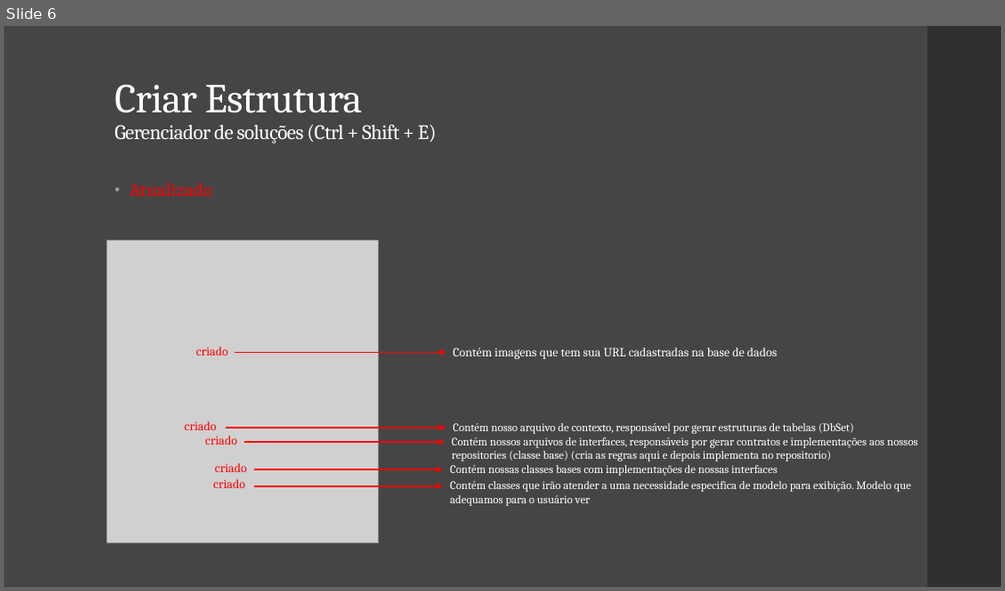
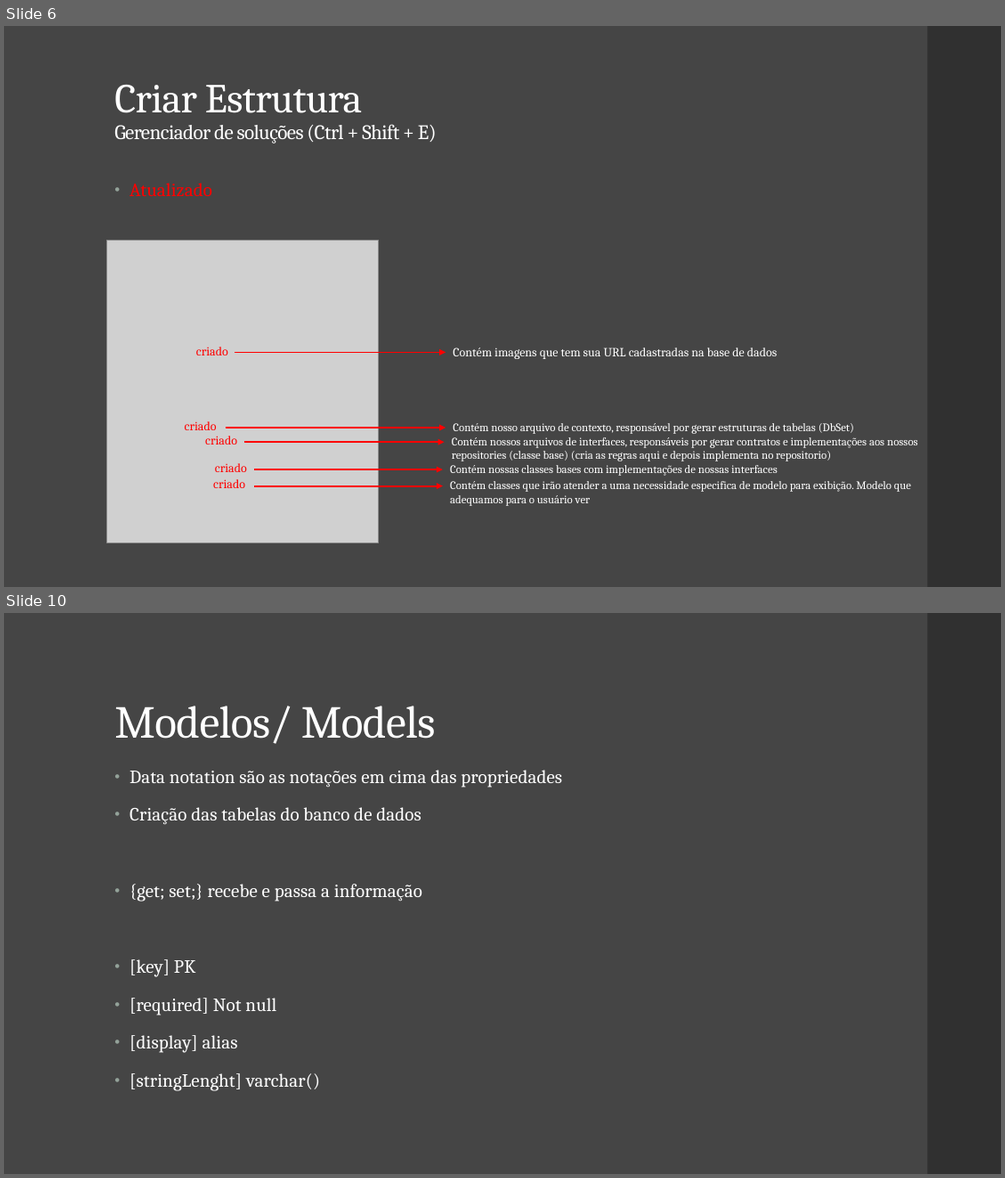
Before and after one commit to Filipe-Alexandre/TIPI04, a slide deck: aulas/saida-02-Back-end/Csharp/DocumentacaoMVC.pptx. Shown one above the other, each under a label of ours: slide 6 before the commit, slides 6 and 10 after it; the slides between them are not shown. The pictures are 1005x591 and 1005x1178 pixels, drawn with LibreOffice and Linux fonts; fonts in the diff are those of the drawing; grey boxes stand for pictures. Boxes give left, top, right and bottom in pixels: in the first picture for what was removed or moved away, otherwise in the second. Text is boxed around its words. In the diff, an @@ line names an element or a change of style, - is before the commit and + after.

```diff
--- a/aulas/saida-02-Back-end/Csharp/DocumentacaoMVC.pptx
+++ b/aulas/saida-02-Back-end/Csharp/DocumentacaoMVC.pptx
@@ slide 10 added at [4, 613, 1001, 1174], background #454545; not listed: 1 template element that a slide beside it also shows @@
@@ title added at [114, 706, 436, 744], 44 pt, text #FFFFFF @@
+Modelos/ Models
@@ text added at [129, 770, 562, 1091], 18 pt, text #FFFFFF @@
+• Data notation são as notações em cima das propriedades
+• Criação das tabelas do banco de dados
+• {get; set;} recebe e passa a informação
+• [key] PK
+• [required] Not null
+• [display] alias
+• [stringLenght] varchar()
```
Also in this commit, not shown: 10 other slides added.
